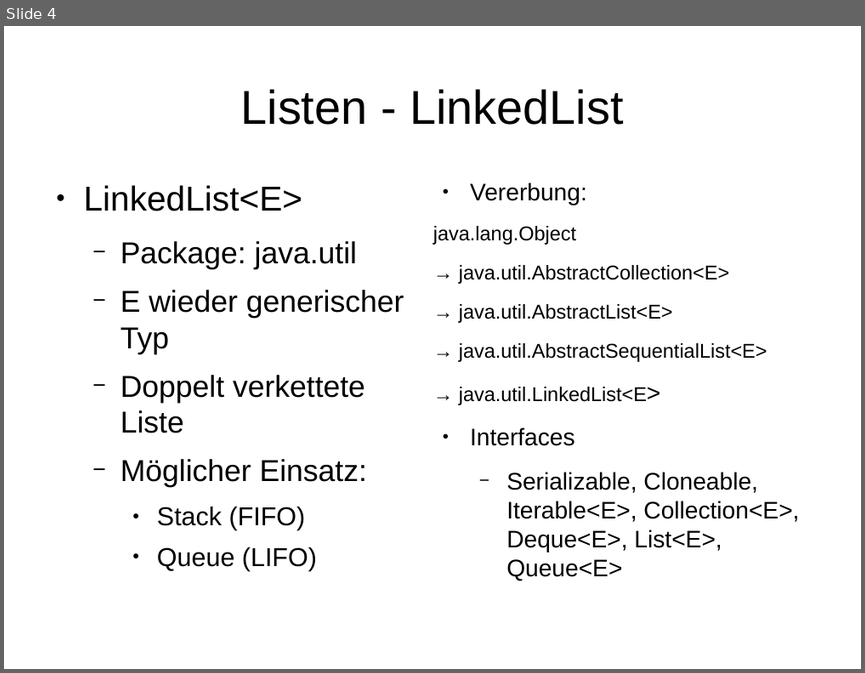
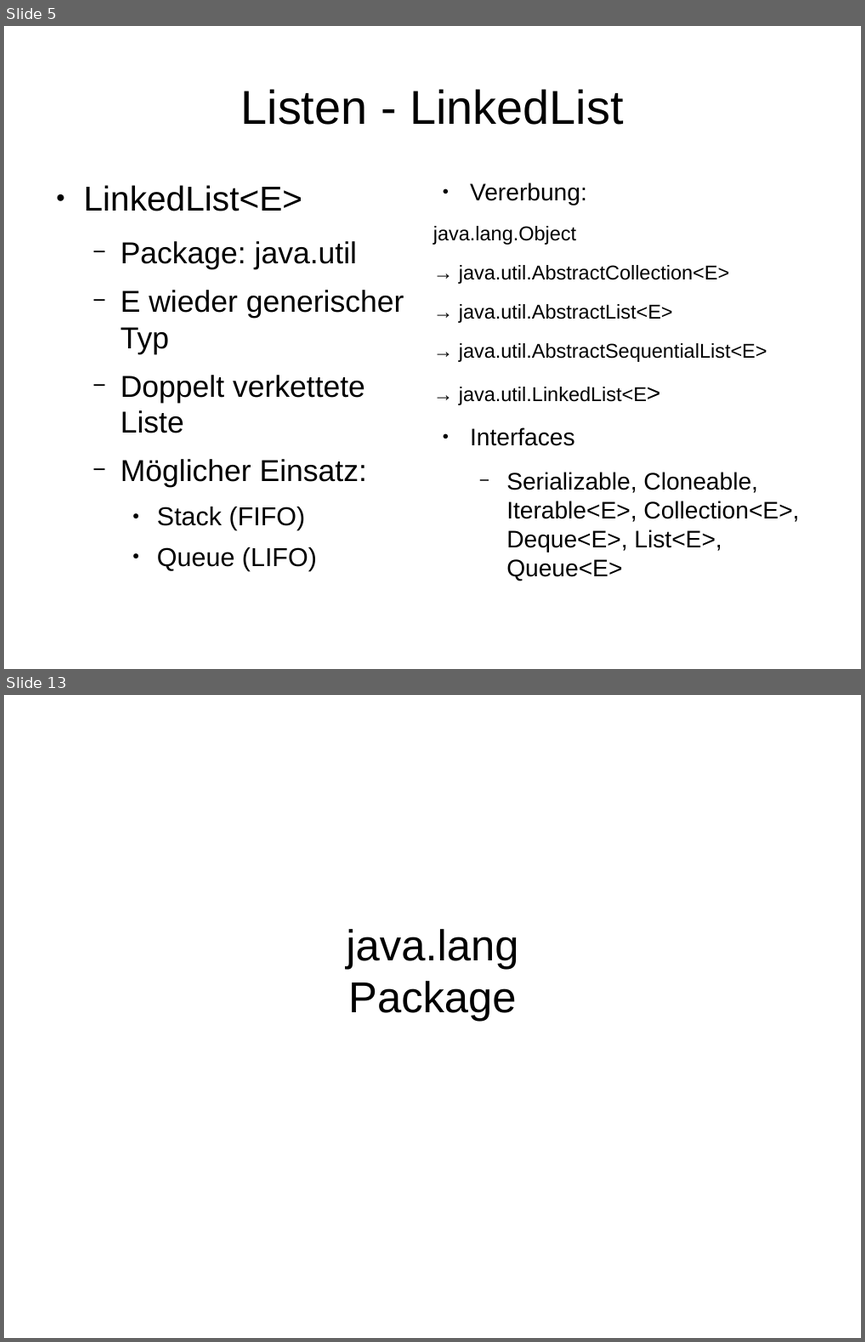
Before and after one commit to gormed/tutorium, a slide deck: Java_Documentation_Slides.odp. Shown one above the other, each under a label of ours: slide 4 before the commit, slides 5 and 13 after it; the slides between them are not shown. The pictures are 865x673 and 865x1342 pixels, drawn with LibreOffice and Linux fonts; fonts in the diff are those of the drawing. Boxes give left, top, right and bottom in pixels: in the first picture for what was removed or moved away, otherwise in the second. Text is boxed around its words. In the diff, an @@ line names an element or a change of style, - is before the commit and + after.

```diff
--- a/Java_Documentation_Slides.odp
+++ b/Java_Documentation_Slides.odp
@@ slide 13 added at (4, 695, 861, 1338), background #FFFFFF @@
@@ subtitle added at (346, 929, 518, 1021), 40 pt, text #000000 @@
+java.lang
+Package
@@ what was slide 4 is now slide 5 @@
```
Also in this commit, not shown: 1 slide changed, 9 other slides added, 1 slide removed, 2 other files.
